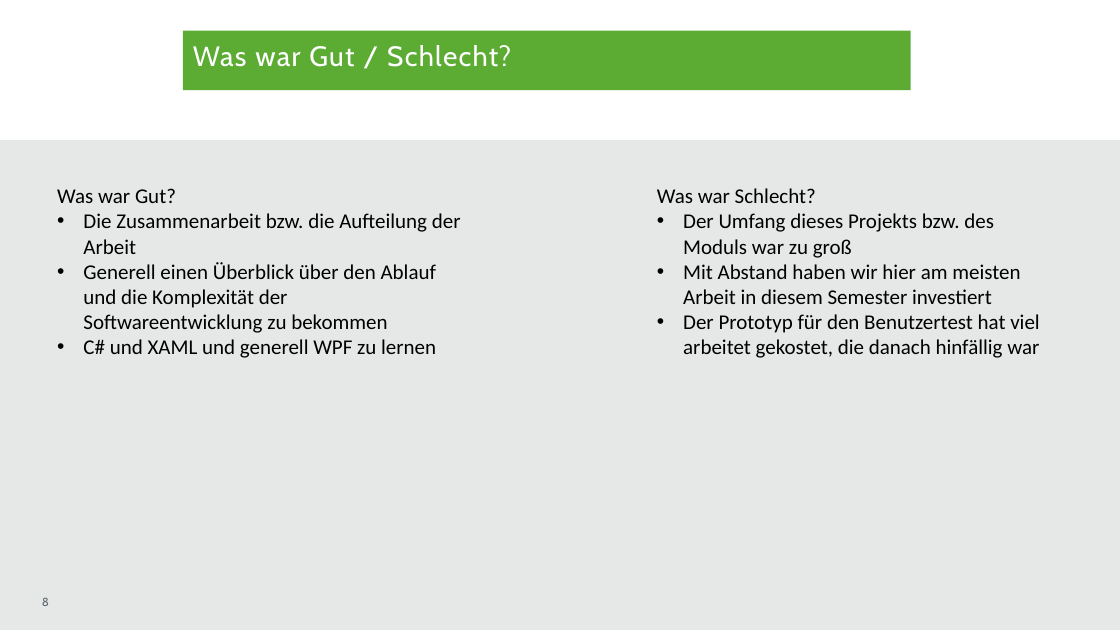
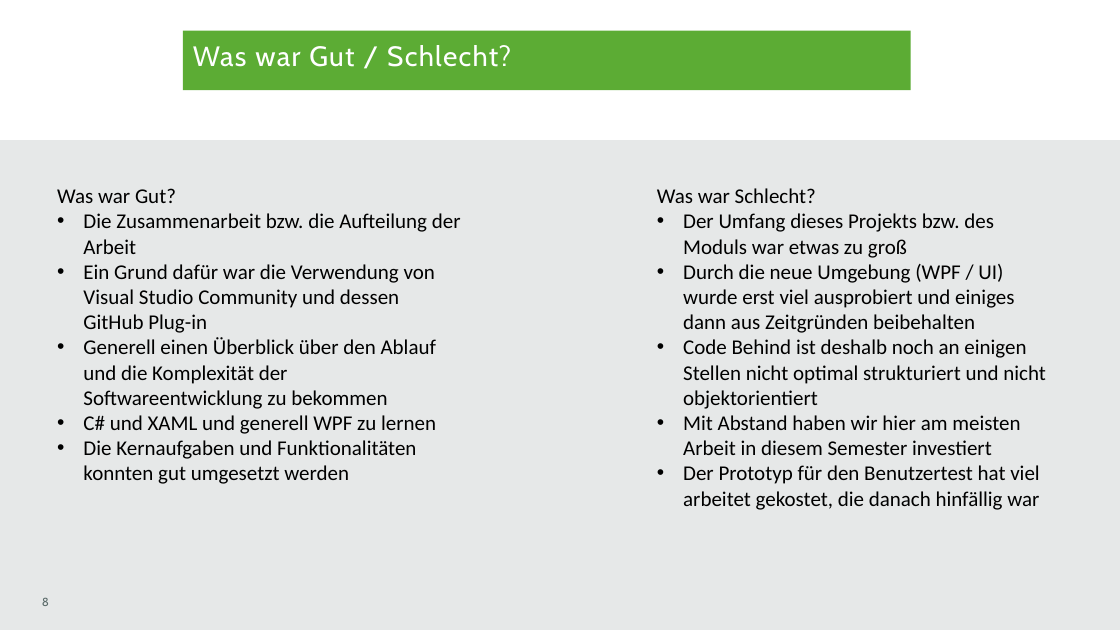
Before and after one commit to SamuelH1999/work-time-management, a slide deck: slide 8 of Working_time_management/doc/Arbeitszeiterfassung.pptx. Drawn at 1120x630 pixels with LibreOffice and Linux fonts; fonts in the diff are those of the drawing; background and template pictures are left out. Boxes give left, top, right and bottom in pixels: in the first picture for what was removed or moved away, otherwise in the second. Text is boxed around its words. In the diff, an @@ line names an element or a change of style, - is before the commit and + after.

Commit message:
PP aktuell

```diff
--- a/Working_time_management/doc/Arbeitszeiterfassung.pptx
+++ b/Working_time_management/doc/Arbeitszeiterfassung.pptx
@@ text at (683, 213, 1046, 409): text changed @@
-• Der Umfang dieses Projekts bzw. des Moduls war zu groß
+• Der Umfang dieses Projekts bzw. des Moduls war etwas zu groß
+• Durch die neue Umgebung (WPF / UI) wurde erst viel ausprobiert und einiges dann aus Zeitgründen beibehalten
+• Code Behind ist deshalb noch an einigen Stellen nicht optimal strukturiert und nicht objektorientiert
@@ text at (83, 264, 435, 333): paragraph added @@
+• Ein Grund dafür war die Verwendung von Visual Studio Community und dessen GitHub Plug-in
@@ text at (83, 440, 416, 484): paragraph added @@
+• Die Kernaufgaben und Funktionalitäten konnten gut umgesetzt werden
```
